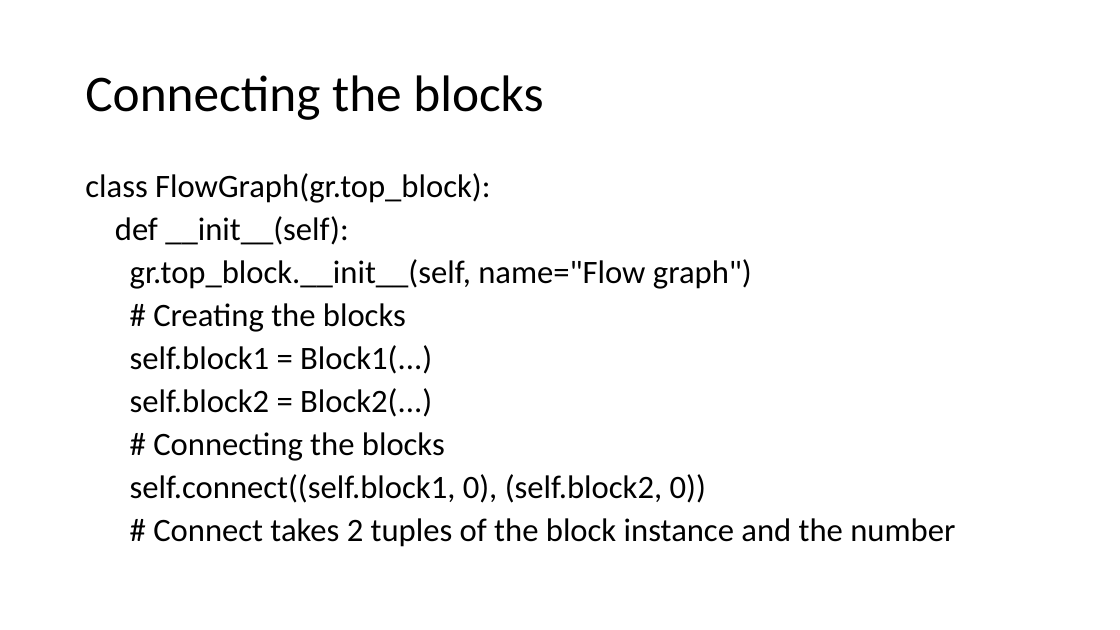
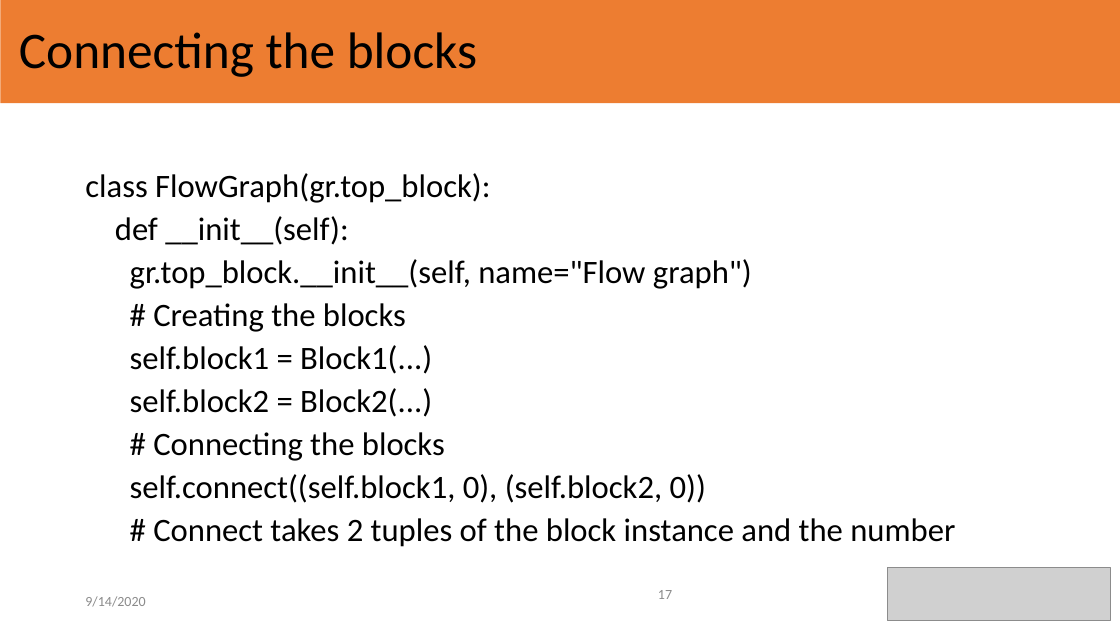
Before and after one commit to TheWylieStCoyote/writing_GNURadio_blocks_python, a slide deck: slide 17 of Presentation_workshop.pptx. Drawn at 1120x630 pixels with LibreOffice and Linux fonts; fonts in the diff are those of the drawing; grey boxes stand for pictures. Boxes give left, top, right and bottom in pixels: in the first picture for what was removed or moved away, otherwise in the second. Text is boxed around its words. In the diff, an @@ line names an element or a change of style, - is before the commit and + after.

```diff
--- a/Presentation_workshop.pptx
+++ b/Presentation_workshop.pptx
@@ rectangle added at box(1, 0, 1120, 103), fill #ED7D31 @@
@@ title "Connecting the blocks": place and size @@
-title "Connecting the blocks" at box(85, 75, 543, 120)
+title "Connecting the blocks" at box(19, 32, 477, 77)
@@ picture added at box(887, 567, 1110, 621) @@
@@ text added at box(85, 596, 145, 607), 12 pt, text #8C8C8C @@
+9/14/2020
@@ page number added at box(658, 590, 672, 599), 12 pt, text #8C8C8C @@
+17
```
Also in this commit, not shown: 27 other slides changed, 1 other file.
